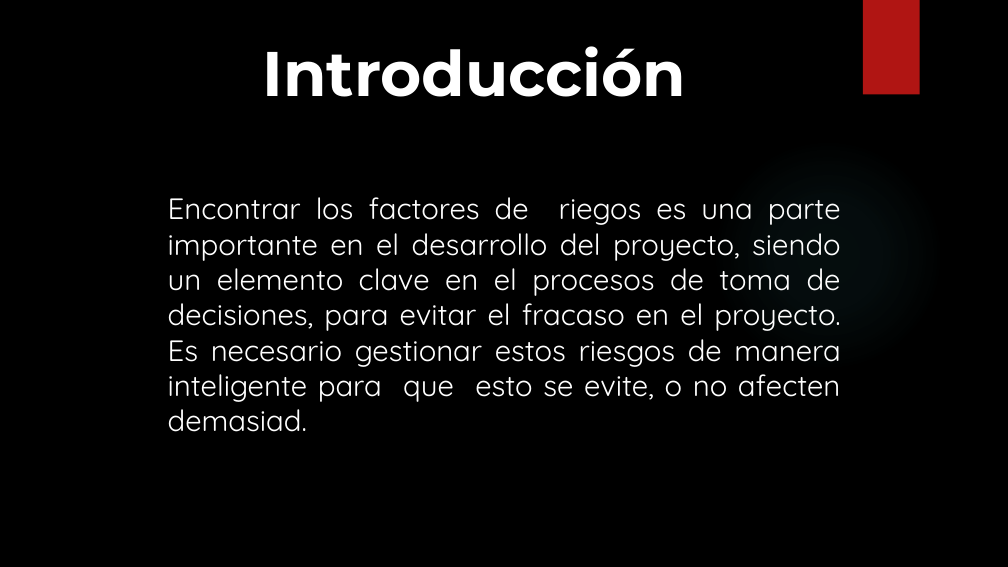
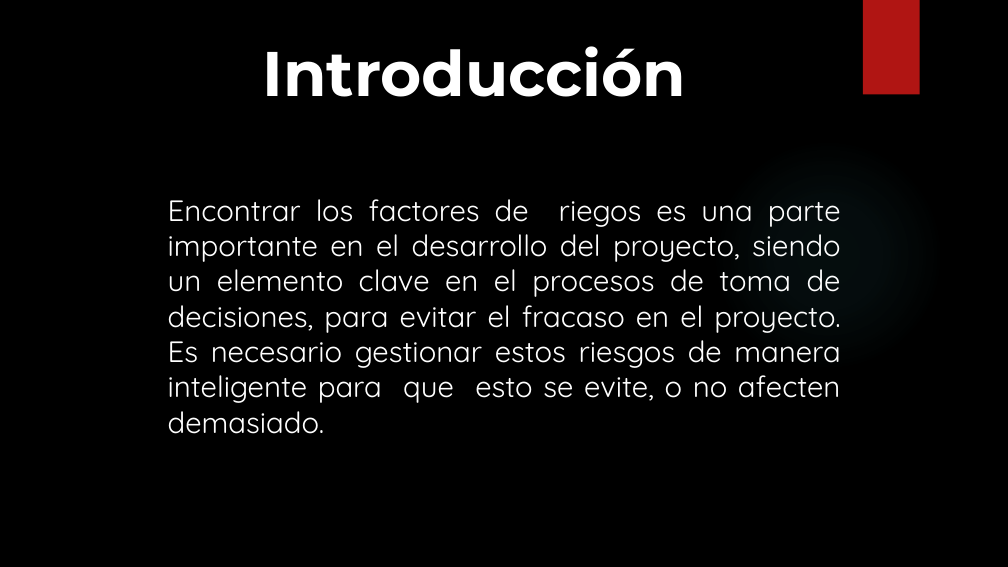
Before and after one commit to SM-ROOT/SM-ROOT, a slide deck: slide 2 of 9°A/administracion_proyectos/Factores de Riesgo.pptx. Drawn at 1008x567 pixels with LibreOffice and Linux fonts; fonts in the diff are those of the drawing; background and template pictures are left out. Boxes give left, top, right and bottom in pixels: in the first picture for what was removed or moved away, otherwise in the second. Text is boxed around its words. In the diff, an @@ line names an element or a change of style, - is before the commit and + after.

```diff
--- a/9°A/administracion_proyectos/Factores de Riesgo.pptx
+++ b/9°A/administracion_proyectos/Factores de Riesgo.pptx
@@ text at (168,199,841,434): text changed @@
-Encontrar los factores de riegos es una parte importante en el desarrollo del proyecto, siendo un elemento clave en el procesos de toma de decisiones, para evitar el fracaso en el proyecto. Es necesario gestionar estos riesgos de manera inteligente para que esto se evite, o no afecten demasiad.
+Encontrar los factores de riegos es una parte importante en el desarrollo del proyecto, siendo un elemento clave en el procesos de toma de decisiones, para evitar el fracaso en el proyecto. Es necesario gestionar estos riesgos de manera inteligente para que esto se evite, o no afecten demasiado.
```
Also in this commit, not shown: 1 other slide changed, 2 other files.
